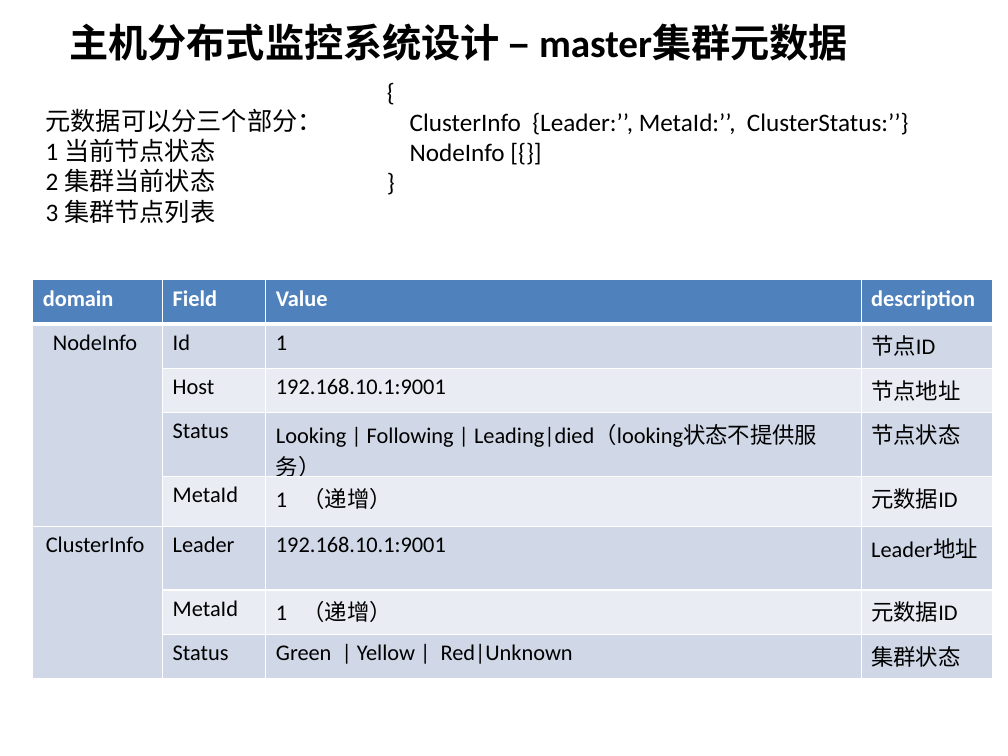
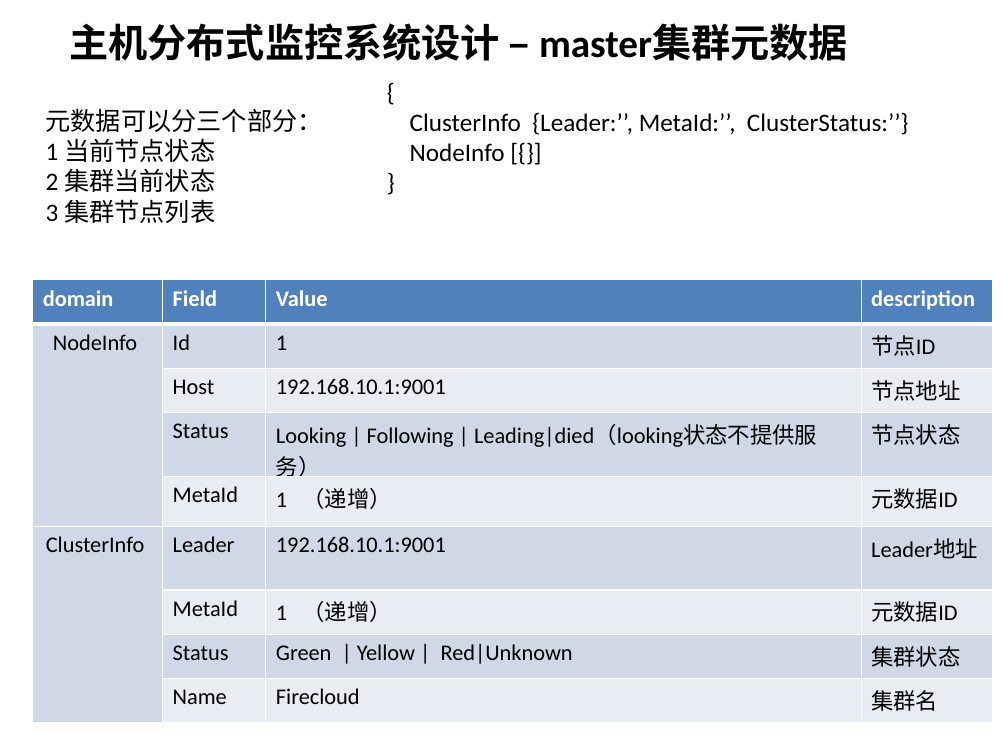
Before and after one commit to wsyx123/firecloud-server, a slide deck: slide 17 of description/firecloud-architecture.pptx. Drawn at 1008x756 pixels with LibreOffice and Linux fonts; fonts in the diff are those of the drawing. Boxes give left, top, right and bottom in pixels: in the first picture for what was removed or moved away, otherwise in the second. Text is boxed around its words. In the diff, an @@ line names an element or a change of style, - is before the commit and + after.

```diff
--- a/description/firecloud-architecture.pptx
+++ b/description/firecloud-architecture.pptx
@@ table at (x1=32, y1=280, x2=992, y2=715) @@
+row 9:  | Name | Firecloud | 集群名
```
Also in this commit, not shown: 1 other slide changed, 23 other files.
